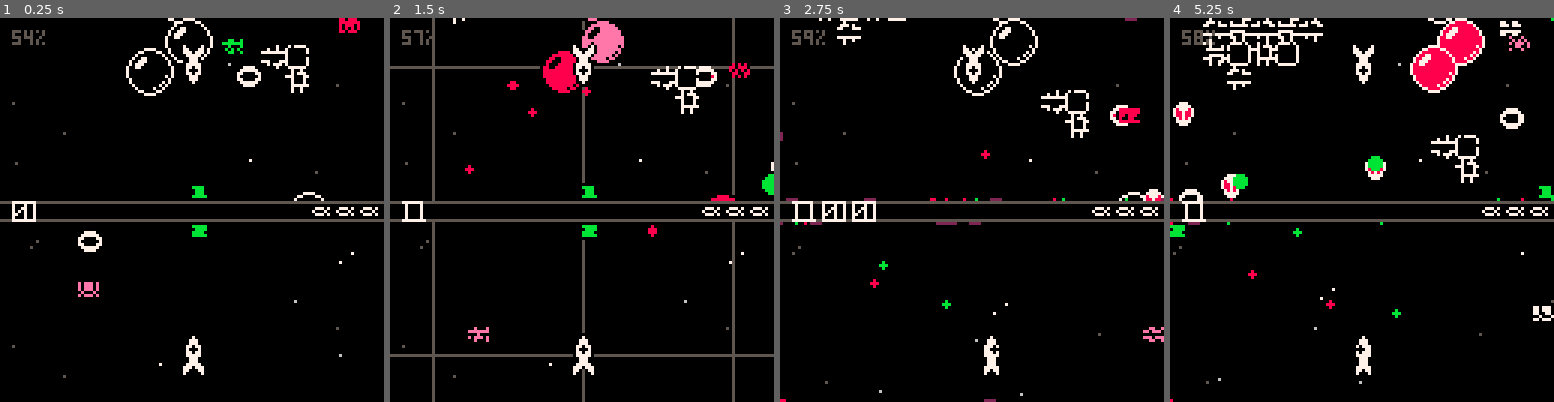
Above: before the commit, frames 1-4 (left to right).
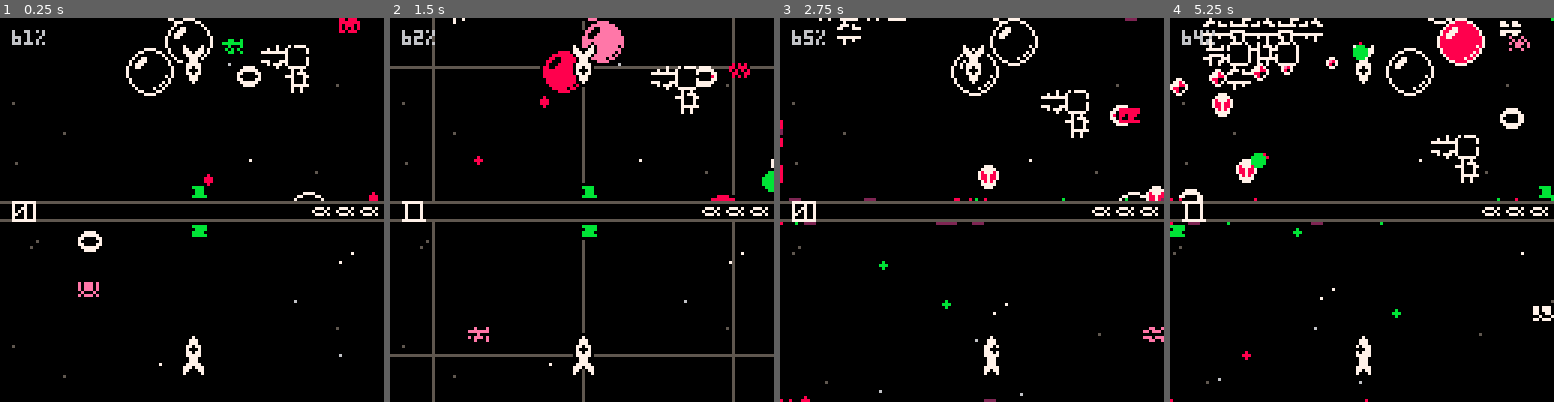
Above: after the commit, the same moments.

Repository: catnipped/friendlyfire
Game: PICO-8 cartridge friendlyfire.p8
The game is run twice, just before and just after one commit, with the same random seed, the same clock (stepped at 60 frames per second) and the same inputs.
Inputs:
- Up to frame 1 (0.25 s): no input
- Up to frame 2 (1.5 s): tap O (Z key) at 0.7 s
- Up to frame 3 (2.75 s): hold Right 1.6-2.1 s; tap O (Z key) at 1.7, 2.1, 2.5 s; hold Up 2.15-2.42 s; hold Right from 2.47 s (still down)
- Up to frame 4 (5.25 s): tap O (Z key) every 0.4 s from 2.9 to 4.9 s; release Right at 3.03 s; hold Left 3.08-3.58 s; hold Down 3.63-3.97 s; hold Right 4.02-4.68 s; hold Up 4.73-5.03 s; hold Left from 5.08 s (still down)

The runs differ from the first frame. In frame 1, 0.3% of the frame differs, in the area x 3-99%, y 3-48%; in frame 2, 0.5%; in frame 3, 1.8%; in frame 4, 3.7%, in the area x 0-93%, y 3-100%.

Commit message:
snake enemy

Diff:
--- a/friendlyfire.p8
+++ b/friendlyfire.p8
@@ -5,7 +5,6 @@
 --todo
 --  design 3 behavior patterns
 --	turret on spacetrash
---	fix spacetrash dmg bug
 --	shield system
 --  dash
 --  wave system
@@ -92,6 +91,8 @@
 		local origin = {const.bounds[2].x + rnd(200),const.bounds[2].y + rnd(200)}
 		state.enemies = generatespacetrash(flr(rnd(10)),origin,state.enemies)
 	end
+	local origin = {const.bounds[2].x + rnd(200),const.bounds[2].y + rnd(200)}
+	generatesnake(8,origin,const.vector.right,state.enemies)
 end
 
 function initstars(a,layer)
@@ -114,6 +115,11 @@
     return 100
   end
   return (px*px + py*py)
+end
+
+function vectornormalized(vector)
+	local factor = 1/(abs(vector[1])+abs(vector[2]))
+	return {vector[1]*factor,vector[2]*factor}
 end
 
 function sloppysqrt(x)
@@ -206,9 +212,9 @@
 	lstate.animations = updateanims(lstate.animations)
 	lstate = cleanup(lstate)
 	lstate.time += 1/60
-	if every(rnd(1000)) and #lstate.enemies < 8 then
-		add(state.enemies, spawnenemy({const.bounds[2].x + rnd(200),const.bounds[2].y + rnd(200)},"alien"))
-	end
+	-- if every(rnd(1000)) and #lstate.enemies < 8 then
+	-- 	add(state.enemies, spawnenemy({const.bounds[2].x + rnd(200),const.bounds[2].y + rnd(200)},"alien"))
+	-- end
 	if every(60) then lstate.score += 1 end
 	state = lstate
 --	printh("memory: ".. (stat(0)/1024))
@@ -345,6 +351,7 @@
 			local collision = projcollisioncheck(i, sectors)
 			if collision ~= nil then
 				i.death = true
+				printh(collision.hit.subtype)
 				add(levents, {type = "collision", object = collision})
 			else
 				i.death = false
@@ -369,8 +376,9 @@
 	each(neighbours, function(i)
 		local lrad = i.rad
 		if i.shield then lrad = i.shieldrad end
-		if collisioncheck(i.x,i.y,proj.x,proj.y,lrad,proj.rad) and (i.id ~= proj.id) and i.type ~= "projectile" and proj.origin ~= i.type  then
-			printh("collision!")
+		if i.subtype == "head" then printh(i.x-proj.x) end
+		if collisioncheck(i.x,i.y,proj.x,proj.y,lrad,proj.rad) and (i.id ~= proj.id) and i.type ~= "projectile" and proj.origin ~= i.type then
+		--	printh("collision!")
 			collision = {
 				x = proj.x,
 				y = proj.y,
@@ -529,7 +537,7 @@
 			movement = function(enemy, state, events)
 				local time = state.time
 				local closestplayer = getclosestplayer(enemy.x,enemy.y)
-				local directionofplayer = normalizedvectora2b(enemy,closestplayer)
+				local directionofplayer = vectornormalized(vectora2b(enemy,closestplayer))
 				enemy.vector = {
 					lerp(enemy.vector[1],directionofplayer[1],0.01),
 					lerp(enemy.vector[2],directionofplayer[2],0.01),
@@ -557,6 +565,105 @@
 	return enemy
 end
 
+function generatesnake(size,origin,direction,enemies)
+ 	local vlist = {const.vector.up,const.vector.left,const.vector.down,const.vector.right}
+  local generatedsize = 1
+	local construct = {}
+
+	local master = {
+		sprite = 7,
+		id = flr(rnd(1000)),
+		type = "enemy",
+		subtype = "head",
+		snakeid = 0,
+		x = origin[1],
+		y = origin[2],
+		velocity = 1,
+		vector = const.vector.left,
+		hp = 2,
+		hit = {false, nil},
+		rad = 3,
+		movement = function(enemy,state,events)
+			local target = getclosestplayer(enemy.x,enemy.y)
+
+			local directionoftarget = vectornormalized(vectora2b(enemy,target))
+			enemy.vector = {
+				lerp(enemy.vector[1],directionoftarget[1],0.01),
+				lerp(enemy.vector[2],directionoftarget[2],0.01),
+			}
+		end,
+		gfx = function(i)
+			palt(0,false)
+			palt(15,true)
+			local sprite = i.sprite
+			if every(60,i.snakeid*8,30) then
+				sprite += 1
+
+			end
+			if i.hp == 1 and every(4,0,2) then pal(7,8) end
+			spr(sprite,i.x-3,i.y-3)
+			pal()
+		end
+	}
+
+	add(construct,master)
+
+  for i = 1,size do
+		local slave = {
+			sprite = 7,
+			type = "enemy",
+			subtype = "snakeslave",
+			id = master.id + generatedsize,
+			snakeid = generatedsize,
+			x = master.x - direction[1]*generatedsize*8,
+			y = master.y - direction[2]*generatedsize*8,
+			velocity = 1,
+			hit = {false, nil},
+			vector = master.vector,
+			hp = 2,
+			rad = 3,
+			movement = function(enemy,state,events)
+
+				local target = nil
+				local targetid = enemy.id -1
+				for i in all(state.enemies) do
+					if targetid == i.id then
+						target = i
+					end
+				end
+				if target == nil then
+					enemy.movement = function(enemy,state,events)
+						local target = getclosestplayer(enemy.x,enemy.y)
+						local directionoftarget = vectornormalized(vectora2b(enemy,target))
+						enemy.vector = {
+							lerp(enemy.vector[1],directionoftarget[1],0.01),
+							lerp(enemy.vector[2],directionoftarget[2],0.01),
+						}
+					end
+				else
+					if collisioncheck(enemy.x,enemy.y,target.x,target.y,enemy.rad*2,target.rad) then
+						enemy.vector = {0,0}
+					else
+						local directionoftarget = vectornormalized(vectora2b(enemy,target))
+						enemy.vector = {
+							lerp(enemy.vector[1],directionoftarget[1],0.1),
+							lerp(enemy.vector[2],directionoftarget[2],0.1),
+						}
+					end
+				end
+			end,
+			gfx = master.gfx
+		}
+		add(construct,slave)
+		generatedsize += 1
+  end
+
+  local lenemies = enemies
+  each(construct,function(i)
+    add(lenemies,i)
+  end)
+  return enemies
+end
 function generatespacetrash(size,origin,enemies)
   local vlist = {const.vector.up,const.vector.left,const.vector.down,const.vector.right}
   local generatedsize = 1
@@ -573,7 +680,7 @@
     vector = const.vector.down,
     hp = 2,
 		hit = {false, nil},
-    rad = 2,
+    rad = 3,
 		movement = function(i,state,events) end,
 		gfx = function(i)
 			palt(0,false)
@@ -652,12 +759,8 @@
 end
 
 
-function normalizedvectora2b(entitya,entityb)
-	local magnitude = abs(sloppysqrt(pythagorish(entitya.x,entitya.y,entityb.x,entityb.y))) * 1000
-	if magnitude > 0 then
-		vector = {(entityb.x-entitya.x)/magnitude,(entityb.y-entitya.y)/magnitude}
-	end
-	return vector
+function vectora2b(entitya,entityb)
+	return {(entityb.x-entitya.x),(entityb.y-entitya.y)}
 end
 
 function updateenemies(e, state, events, sectors)
@@ -965,14 +1068,14 @@
 
 
 __gfx__
-00000000ffffffffffffffff00000000ff7777fff77777fff07770ff0077000007700000ffffff7777ffffff00000000f0000ffff00000ff22220000ff0000ff
-00000000fff0fffffff0ffff07770700f777777f7000007f0777770f077870007e870000ffff77000077ffff000000000bbbb0ff0bbbbb0f22220000f088880f
-00700700ff070fffff070fff70007000770000777070707f787778707778870078070000fff7000000007fff00000000f0bbb0fff0bbbb0f222200000880880f
-00077000f07770fff07770ff07770700700000077007007f788788707880070007700000ff700770000007ff00000000f0bbb0ff0bbbb0ff000000000888880f
-00077000f07770fff07770ff00000000770000777070707f788788700780700000000000f70077700000007f000000000bbbbb0f0bbbbb0f00000000088000ff
-007007000770770f0777070f00000000f777777f7000007f0787870f0077000000000000f70777000000007f00000000f00000fff00000ff00000000f00fffff
-000000000700070f0770000f00000000ff7777fff77777ff0777770f0000000000000000700770000000000700000000ffffffffffffffff00000000ffffffff
-000000000770770f0777070f00000000fffffffffffffffff07770ff0000000000000000700000000000000700000000ffffffffffffffff00000000ffffffff
+00000000ffffffffffffffff00000000ff7777fff77777fff07770ffff77ffffffffffffffffff7777ffffff00000000f0000ffff00000ff22220000ff0000ff
+00000000fff0fffffff0ffff07770700f777777f7000007f0777770ff7787fffff77ffffffff77000077ffff000000000bbbb0ff0bbbbb0f22220000f088880f
+00700700ff070fffff070fff70007000770000777070707f78777870777887fff7e87ffffff7000000007fff00000000f0bbb0fff0bbbb0f222200000880880f
+00077000f07770fff07770ff07770700700000077007007f78878870788007fff7807fffff700770000007ff00000000f0bbb0ff0bbbb0ff000000000888880f
+00077000f07770fff07770ff00000000770000777070707f78878870f7807fffff77fffff70077700000007f000000000bbbbb0f0bbbbb0f00000000088000ff
+007007000770770f0777070f00000000f777777f7000007f0787870fff77fffffffffffff70777000000007f00000000f00000fff00000ff00000000f00fffff
+000000000700070f0770000f00000000ff7777fff77777ff0777770fffffffffffffffff700770000000000700000000ffffffffffffffff00000000ffffffff
+000000000770770f0777070f00000000fffffffffffffffff07770ffffffffffffffffff700000000000000700000000ffffffffffffffff00000000ffffffff
 070000000777770f0777770f00000000f777777ffffff7ff777fffffff7ff7ff7000007070000000000000070000000000000000000000000000000000000000
 77700000f07770fff07770ff0000000070000007ff7ff7ffff7fff7ff777f7ff7700077070000000000007070000000000000000000000000000000000000000
 07000000f07770fff07770ff000000007000000777777777f777777f7700077778707870f70000000000007f0000000000000000000000000000000000000000
Not shown, added: config.txt
Not shown, added: log.txt
Not shown, added: sdl_controllers.txt
